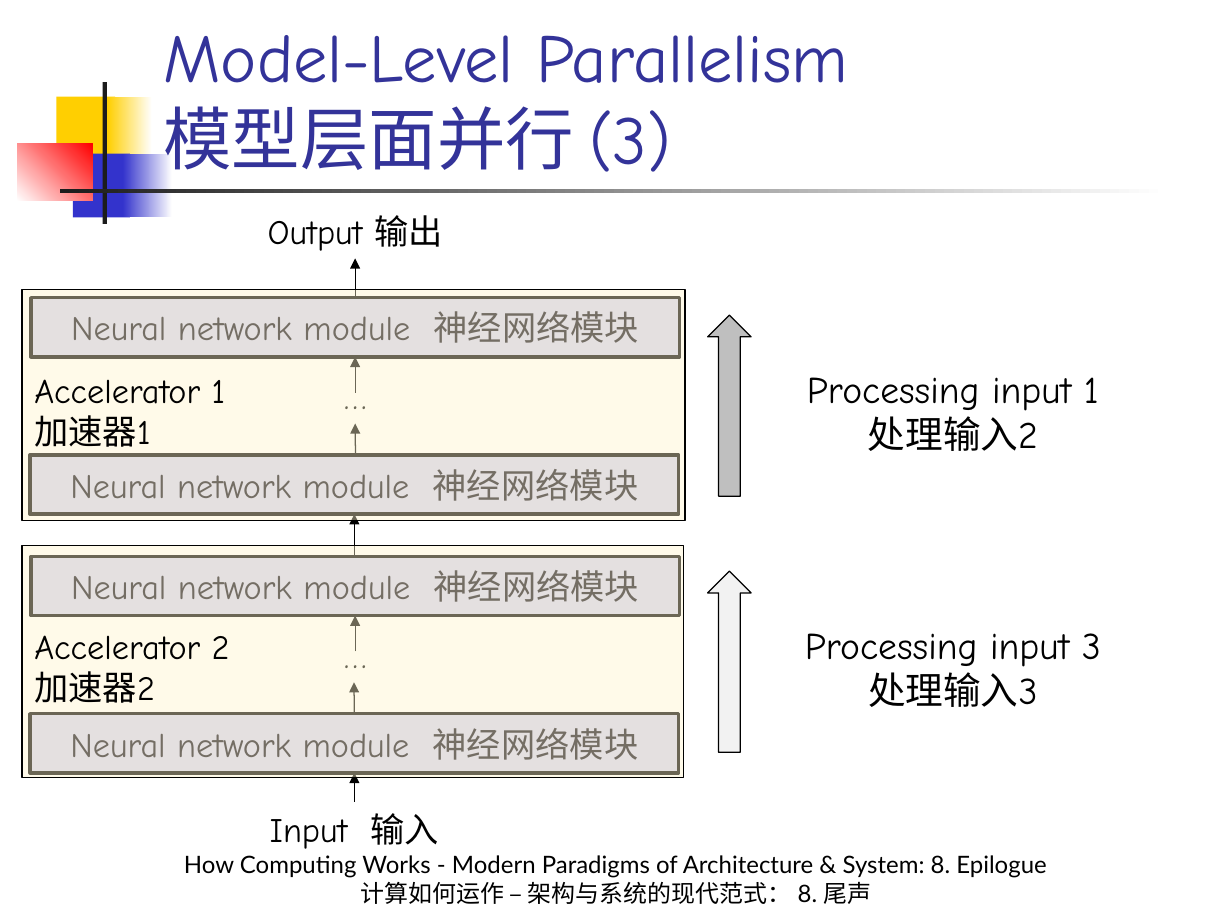
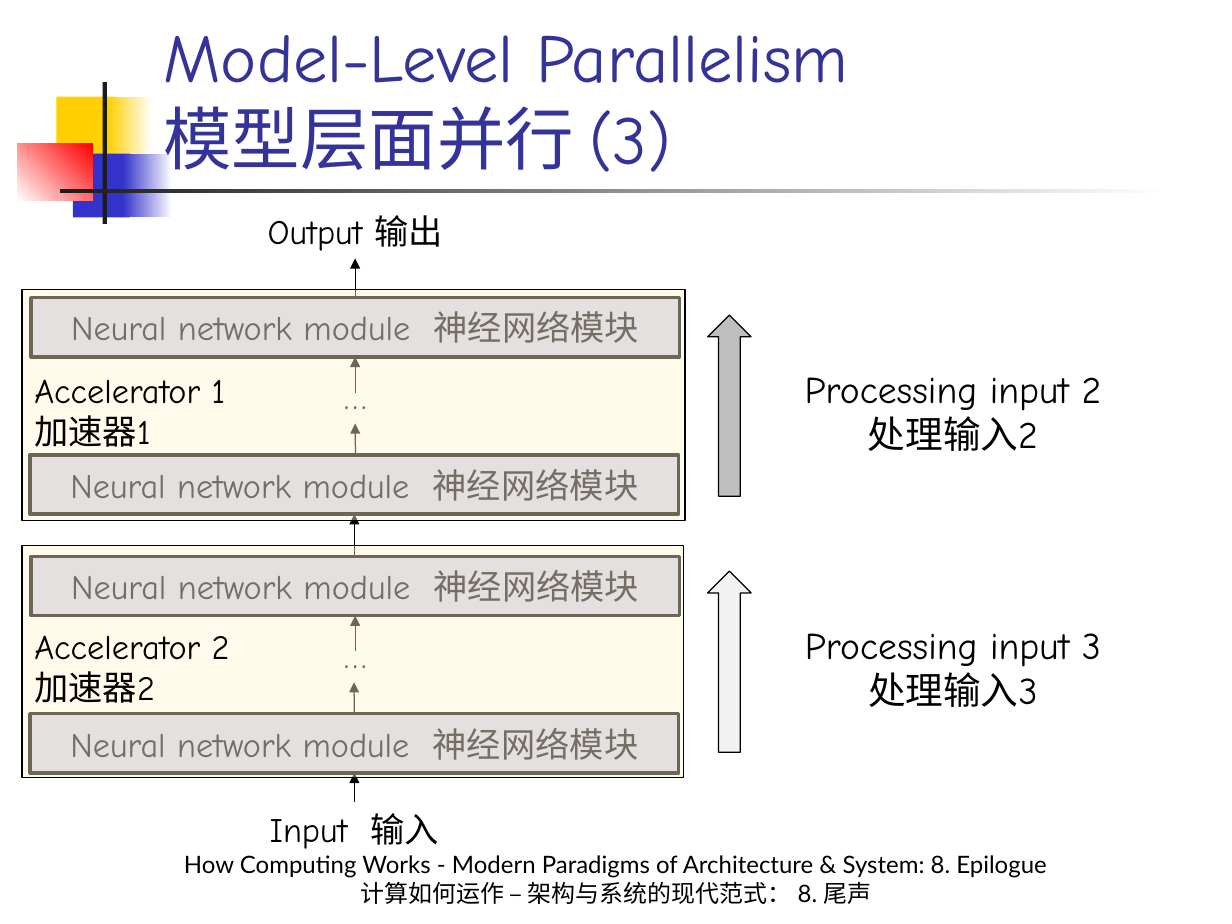
Before and after one commit to licongintel/courseMaterial, a slide deck: slide 25 of HCWMPA&S/Slides/8. Epilogue.pptx. Drawn at 1232x924 pixels with LibreOffice and Linux fonts; fonts in the diff are those of the drawing. Boxes give left, top, right and bottom in pixels: in the first picture for what was removed or moved away, otherwise in the second. Text is boxed around its words. In the diff, an @@ line names an element or a change of style, - is before the commit and + after.

Commit message:
Refine some wording in Sec. 8

```diff
--- a/HCWMPA&S/Slides/8. Epilogue.pptx
+++ b/HCWMPA&S/Slides/8. Epilogue.pptx
@@ text at (805, 377, 1102, 411): text changed @@
-Processing input 1
+Processing input 2
```
Also in this commit, not shown: 16 other slides changed.
